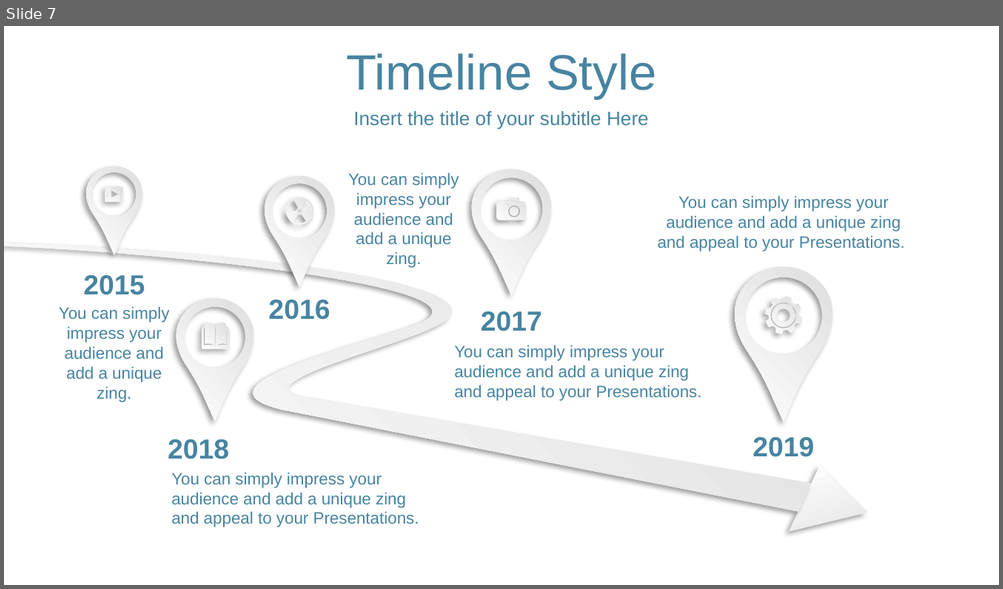
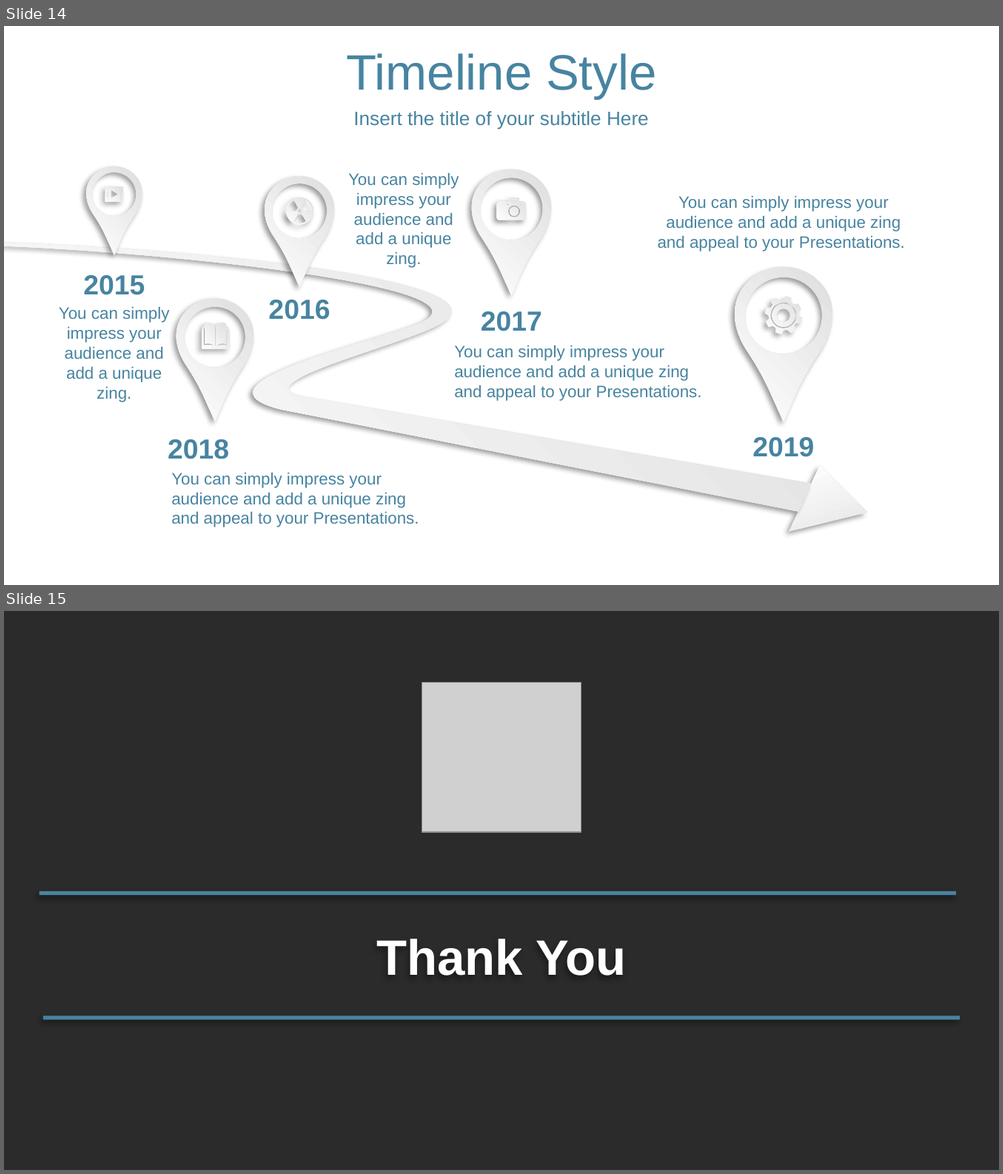
Before and after one commit to LoriHarris/Real_Estate_Affordability, a slide deck: RealEstate Project.pptx. Shown one above the other, each under a label of ours: slide 7 before the commit, slides 14 and 15 after it. The pictures are 1003x589 and 1003x1174 pixels, drawn with LibreOffice and Linux fonts; fonts in the diff are those of the drawing; grey boxes stand for pictures; background and template pictures are left out; a plain dark background stands for a picture behind light text. Boxes give left, top, right and bottom in pixels: in the first picture for what was removed or moved away, otherwise in the second. Text is boxed around its words. In the diff, an @@ line names an element or a change of style, - is before the commit and + after.

```diff
--- a/RealEstate Project.pptx
+++ b/RealEstate Project.pptx
@@ slide 15 added at (x1=4, y1=611, x2=999, y2=1170), background picture (left out) @@
@@ picture added at (x1=421, y1=683, x2=581, y2=833) @@
@@ rectangle added at (x1=39, y1=891, x2=955, y2=895), fill #4784A1 @@
@@ text added at (x1=376, y1=939, x2=626, y2=976), 36 pt, text #FFFFFF, bold @@
+Thank You
@@ rectangle added at (x1=42, y1=1016, x2=959, y2=1019), fill #4784A1 @@
@@ what was slide 7 is now slide 14 @@
```
Also in this commit, not shown: 1 slide changed, 12 other slides added, 8 slides removed.
